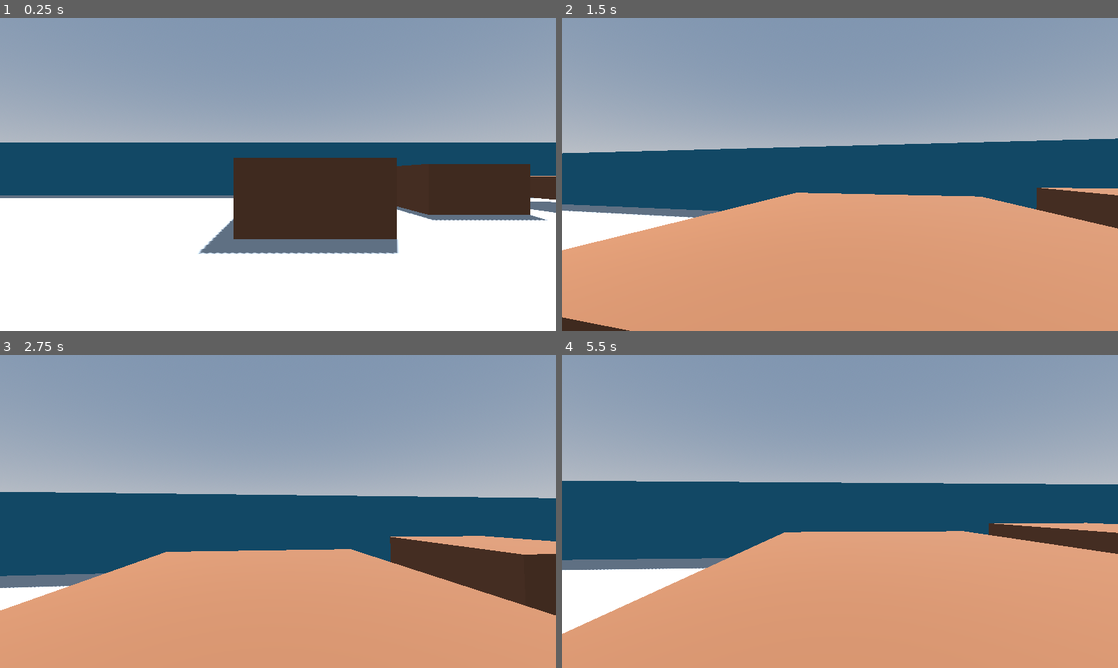
Above: before the commit, frames 1-4 (two rows, left to right).
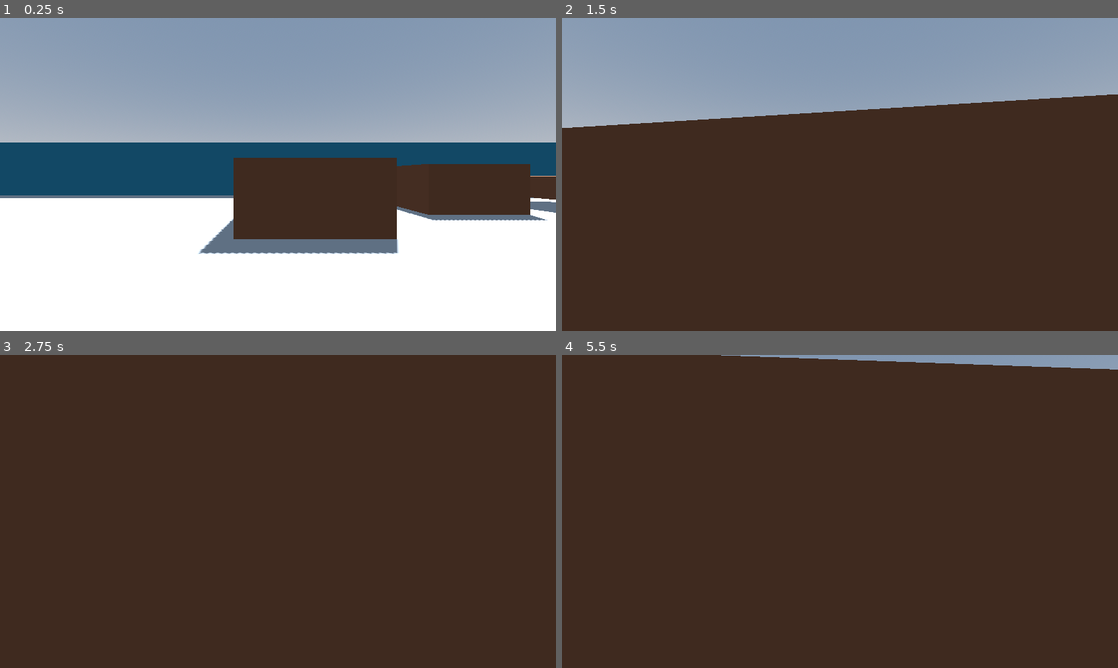
Above: after the commit, the same moments.

Repository: shofiq0023/godot-3d-demo
Game: Godot game, scene res://Scenes/world.tscn
Same seed, same stepped clock (60 frames per second), same inputs: the game is played once before the commit and once after it.
Inputs (mouse positions are in pixels of both pictures, inside the frame that each line leads up to):
- Up to frame 1 (0.25 s): no input
- Up to frame 2 (1.5 s): tap Enter at 0.5 s; move the mouse to (867, 174) at 0.52 s; hold Space (jump) 0.53-1.28 s; hold W (up) from 0.53 s (still down); move the mouse to (812, 174) at 1.27 s; tap Shift (sprint) at 1.35 s
- Up to frame 3 (2.75 s): keep holding W (up); tap Space (jump) at 1.52, 1.55, 1.82 s; move the mouse to (289, 505) at 2.02 s; hold Space (jump) from 2.03 s (still down)
- Up to frame 4 (5.5 s): keep holding W (up); move the mouse to (834, 517) at 2.77 s; release Space (jump) at 2.78 s; tap Shift (sprint) at 2.85, 4.35 s; tap Space (jump) at 3.02, 3.05, 3.32, 4.52, 4.55, 4.82 s; move the mouse to (878, 514) at 3.52 s; hold Space (jump) 3.53-4.28 s; move the mouse to (795, 508) at 4.27 s; move the mouse to (845, 511) at 5.02 s; hold Space (jump) from 5.03 s (still down)

The runs differ from the first frame. In frame 2, 69% of the frame differs, in the area x 0-100%, y 24-100%; in frame 3, 96%; in frame 4, 97%, in the area x 0-100%, y 0-100%.

Commit message:
changed some settings

Diff:
--- a/Scripts/Player.gd
+++ b/Scripts/Player.gd
@@ -3,10 +3,11 @@
 
 const WALK_SPEED = 5.0;
 const SPRINT_SPEED = 8.0;
-const JUMP_VELOCITY = 5.5;
+const JUMP_VELOCITY = 6.5;
 const SENSITIVITY = 0.003;
 const BASE_FOV = 75.0;
-const FOV_INCR = 1.5
+const FOV_INCR = 1.3
+const JUMP_TERMINATION_MULTI = 0.6;
 
 # Head bob
 const BOB_FREQ = 2.0;
@@ -14,7 +15,7 @@
 var t_bob = 0.0;
 
 var speed;
-var gravity = 9.8;
+var gravity = 13.0;
 @onready var head = $Head;
 @onready var camera = $Head/Camera3D;
 
@@ -29,7 +30,7 @@
 			Input.set_mouse_mode(Input.MOUSE_MODE_CAPTURED);
 
 func _unhandled_input(event):
-	if event is InputEventMouse:
+	if event is InputEventMouseMotion:
 		head.rotate_y((event.relative.x * SENSITIVITY) * -1);
 		camera.rotate_x((event.relative.y * SENSITIVITY) * -1);
 		camera.rotation.x = clamp(camera.rotation.x, deg_to_rad(-40), deg_to_rad(60));
@@ -39,6 +40,8 @@
 
 	# Handle gravity
 	if not is_on_floor():
+		if !Input.is_action_pressed("jump"):
+			velocity.y -= gravity * JUMP_TERMINATION_MULTI * delta;
 		velocity.y -= gravity * delta;
 
 	# Handle Jump.
@@ -65,7 +68,7 @@
 			velocity.z = direction.z * speed;
 		else:
 			velocity.x = lerp(velocity.x, direction.x * speed, delta * 5.0);
-		velocity.z = lerp(velocity.z, direction.z * speed, delta * 5.0);
+			velocity.z = lerp(velocity.z, direction.z * speed, delta * 5.0);
 	else:
 		velocity.x = lerp(velocity.x, direction.x * speed, delta * 3.0);
 		velocity.z = lerp(velocity.z, direction.z * speed, delta * 3.0);
--- a/project.godot
+++ b/project.godot
@@ -19,8 +19,8 @@
 
 window/size/viewport_width=1280
 window/size/viewport_height=720
-window/size/window_width_override=1600
-window/size/window_height_override=900
+window/size/window_width_override=1366
+window/size/window_height_override=768
 window/stretch/mode="canvas_items"
 
 [input]
